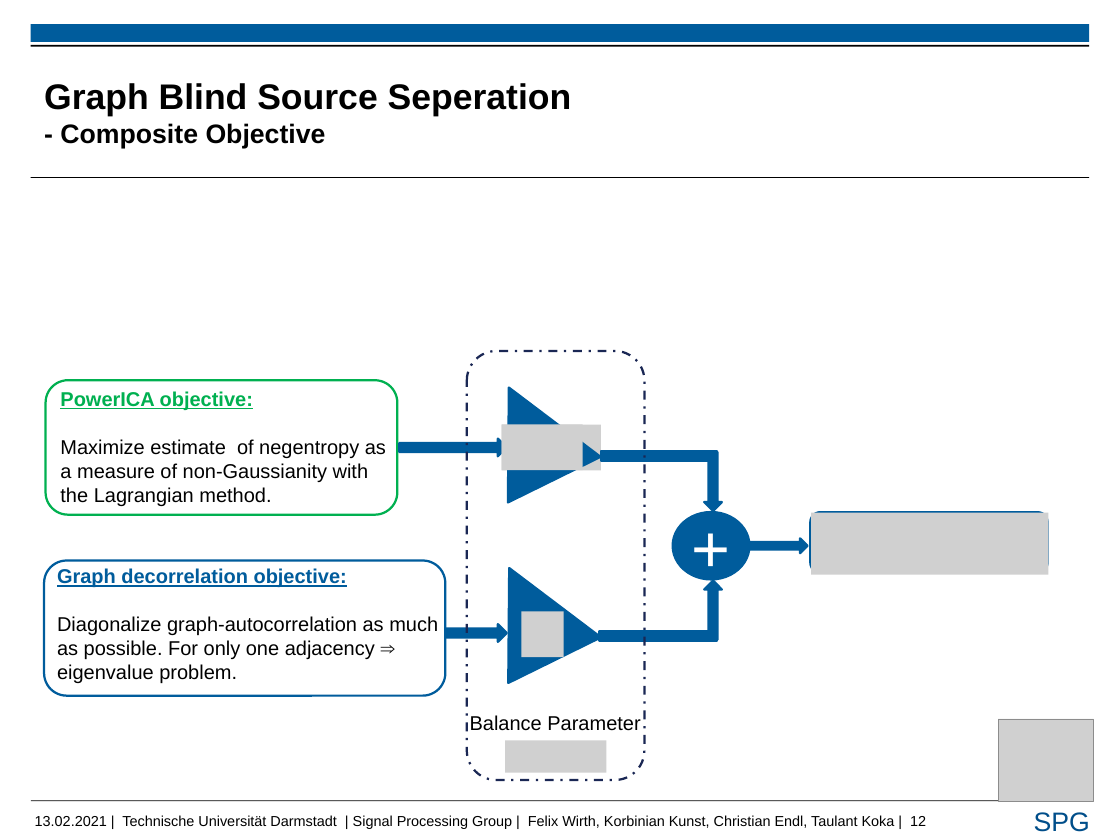
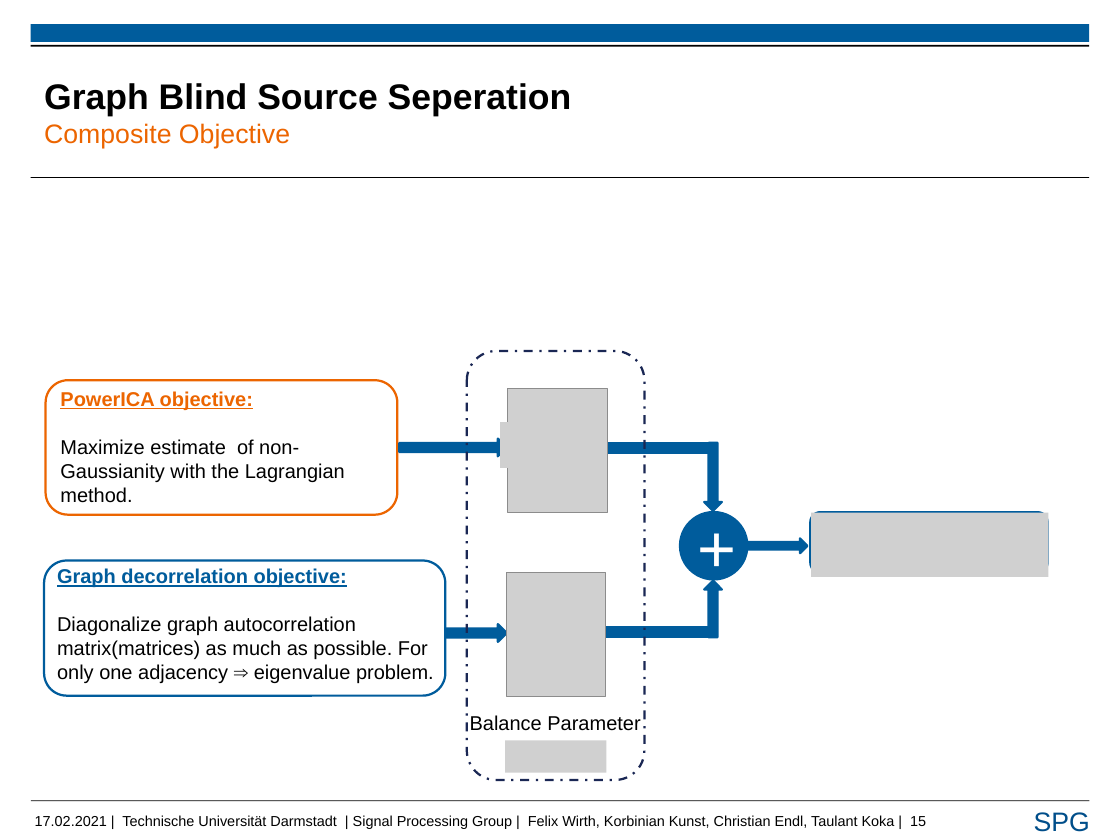
Before and after one commit to FelixUniDa/EEG-Project, a slide deck: slide 15 of Presentation/Taulant_pres_rsp.pptx (slide 12 before the commit). Drawn at 1120x840 pixels with LibreOffice and Linux fonts; fonts in the diff are those of the drawing; grey boxes stand for pictures; background and template pictures are left out. Boxes give left, top, right and bottom in pixels: in the first picture for what was removed or moved away, otherwise in the second. Text is boxed around its words. In the diff, an @@ line names an element or a change of style, - is before the commit and + after.

```diff
--- a/Presentation/Taulant_pres_rsp.pptx
+++ b/Presentation/Taulant_pres_rsp.pptx
@@ title at bbox=[44, 83, 572, 148]: text changed @@
-Graph Blind Source Seperation
-- Composite Objective
+Graph Blind Source Seperation
+Composite Objective
@@ rounded rectangle at bbox=[46, 380, 398, 514]: outline #00B050 2 pt to #EC6500 2 pt @@
@@ triangle removed at bbox=[463, 365, 601, 502] @@
@@ picture added at bbox=[507, 389, 606, 512] @@
@@ text at bbox=[60, 391, 253, 410]: text colour #00B050 to #EC6500 in "PowerICA objective:" @@
@@ text at bbox=[60, 439, 345, 503]: text changed @@
-Maximize estimate of negentropy as a measure of non-Gaussianity with the Lagrangian method.
+Maximize estimate of non-Gaussianity with the Lagrangian method.
@@ picture removed at bbox=[502, 425, 582, 470] @@
@@ down arrow: place and size @@
-down arrow at bbox=[704, 452, 722, 511]
+down arrow at bbox=[704, 443, 722, 511]
@@ ellipse "+": place and size @@
-ellipse "+" at bbox=[673, 512, 750, 579]
+ellipse "+" at bbox=[680, 512, 747, 579]
@@ down arrow: place and size @@
-down arrow at bbox=[750, 538, 808, 553]
+down arrow at bbox=[740, 538, 808, 553]
@@ triangle removed at bbox=[463, 545, 601, 682] @@
@@ picture added at bbox=[506, 573, 606, 696] @@
@@ text at bbox=[57, 616, 434, 683]: text changed @@
-Diagonalize graph-autocorrelation as much as possible. For only one adjacency ⇒ eigenvalue problem.
+Diagonalize graph autocorrelation matrix(matrices) as much as possible. For only one adjacency ⇒ eigenvalue problem.
@@ 2 rectangles, 1 picture: place and size @@
-2 rectangles, 1 picture at bbox=[522, 450, 718, 657]
+2 rectangles, 1 picture at bbox=[524, 443, 716, 653]
@@ picture removed at bbox=[998, 719, 1094, 802] @@
@@ text at bbox=[35, 815, 926, 829]: text changed @@
-13.02.2021 | Technische Universität Darmstadt | Signal Processing Group | Felix Wirth, Korbinian Kunst, Christian Endl, Taulant Koka | 12
+17.02.2021 | Technische Universität Darmstadt | Signal Processing Group | Felix Wirth, Korbinian Kunst, Christian Endl, Taulant Koka | 15
```
Also in this commit, not shown: 11 other slides changed, 4 slides added.
